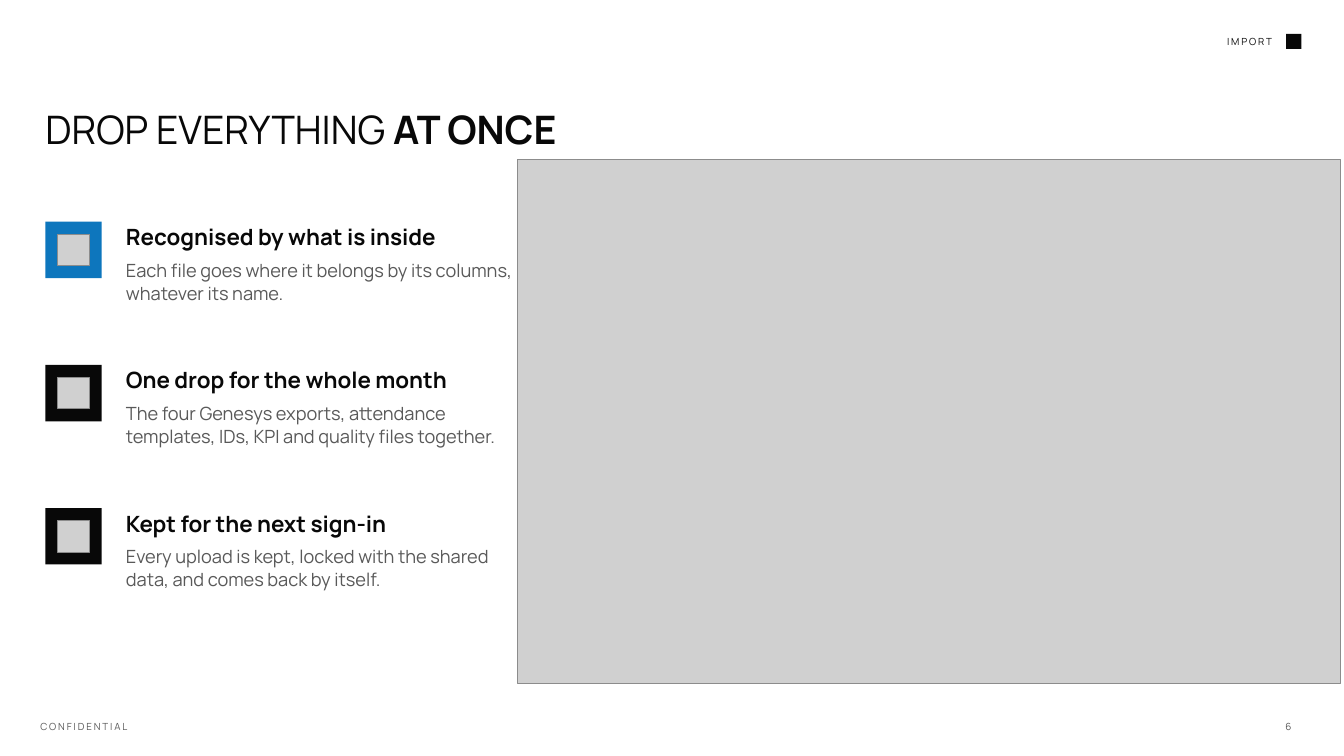
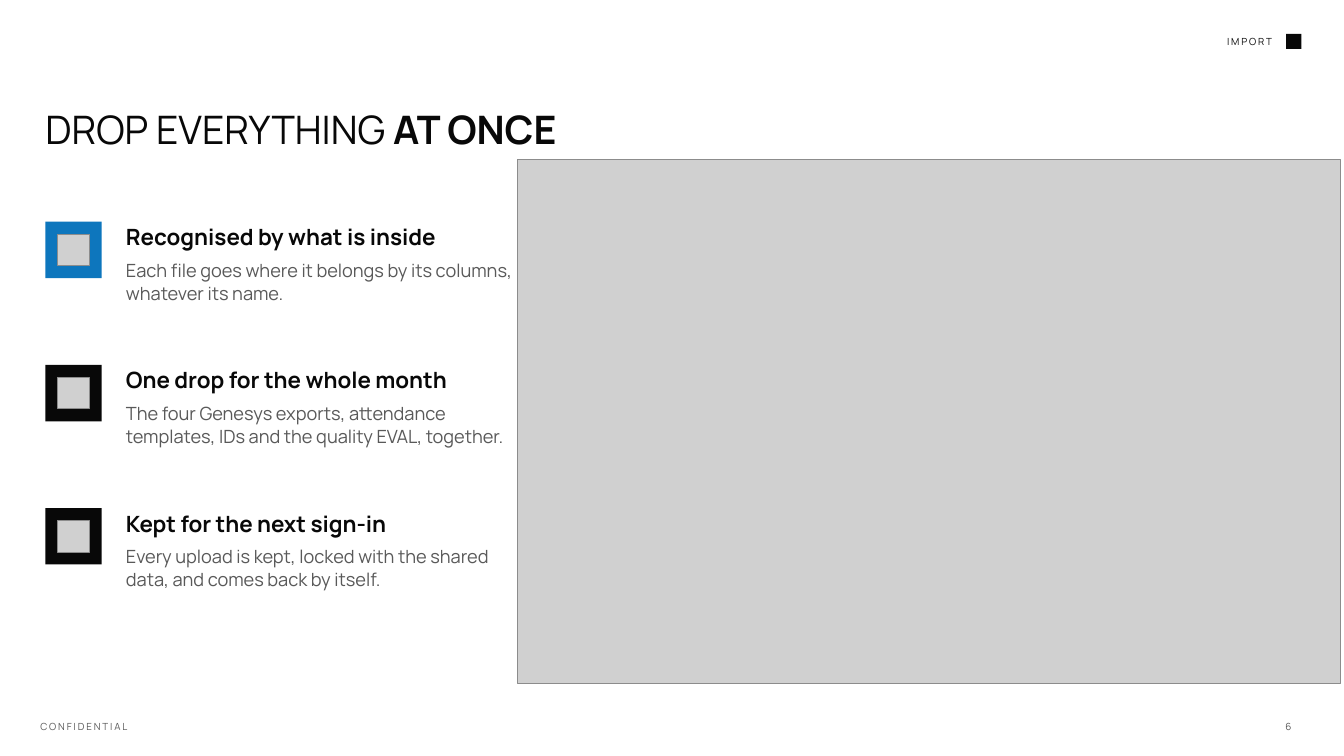
Before and after one commit to Wizdeed1/s, a slide deck: slide 6 of final/MC Monthly Report Builder - Overview.pptx. Drawn at 1344x756 pixels with LibreOffice and Linux fonts; fonts in the diff are those of the drawing; grey boxes stand for pictures; background and template pictures are left out. Boxes give left, top, right and bottom in pixels: in the first picture for what was removed or moved away, otherwise in the second. Text is boxed around its words. In the diff, an @@ line names an element or a change of style, - is before the commit and + after.

```diff
--- a/final/MC Monthly Report Builder - Overview.pptx
+++ b/final/MC Monthly Report Builder - Overview.pptx
@@ text at [126,406,503,448]: text changed @@
-The four Genesys exports, attendance templates, IDs, KPI and quality files together.
+The four Genesys exports, attendance templates, IDs and the quality EVAL, together.
```
Also in this commit, not shown: 2 other slides changed, 24 other files.
